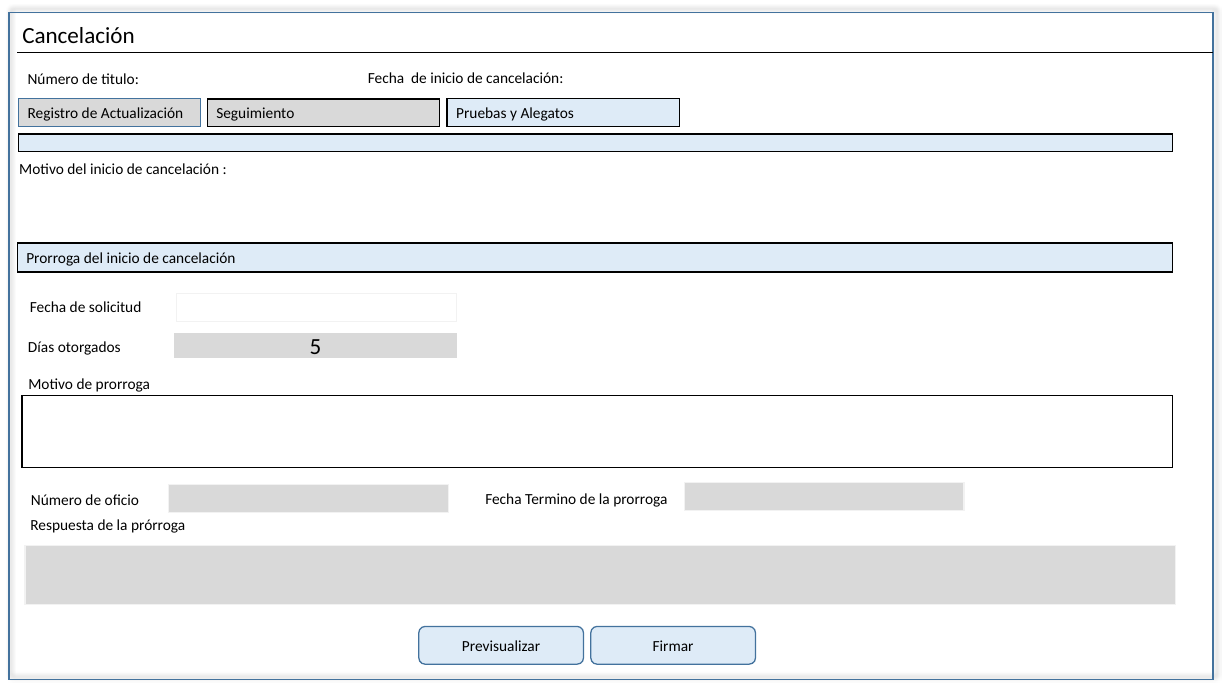
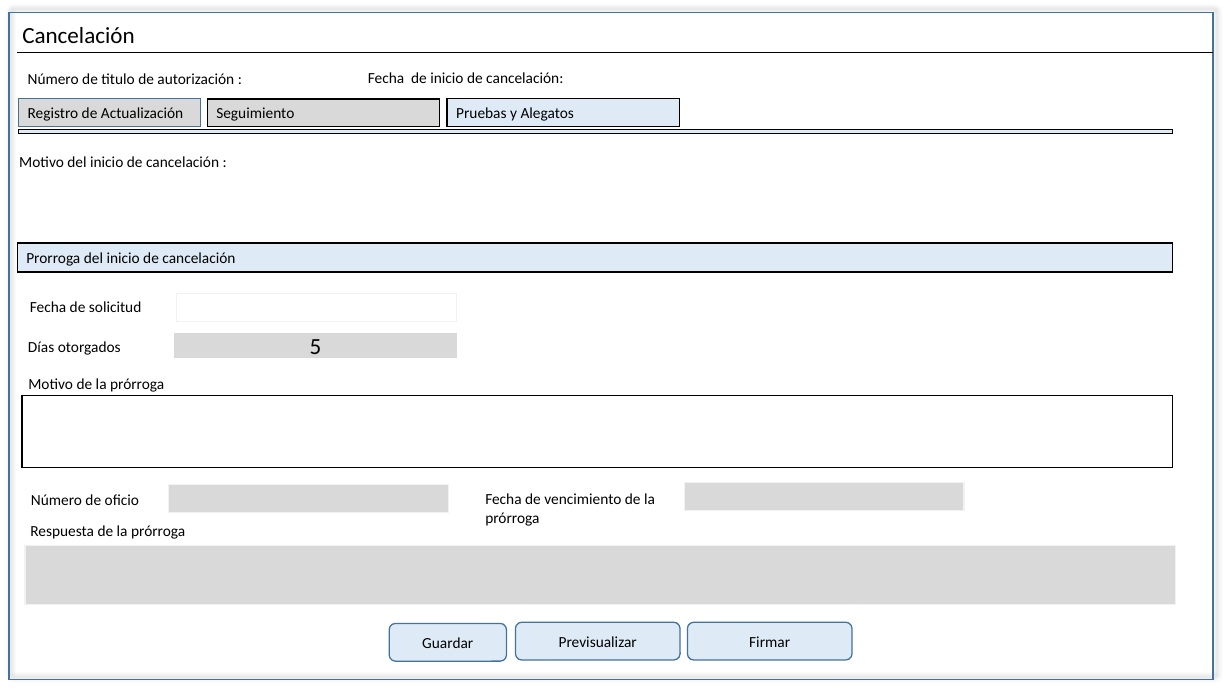
Before and after one commit to EDDIE83/Documentos, a slide deck: slide 10 of TAF 092019/Cancelación.pptx (slide 9 before the commit). Drawn at 1232x693 pixels with LibreOffice and Linux fonts; fonts in the diff are those of the drawing. Boxes give left, top, right and bottom in pixels: in the first picture for what was removed or moved away, otherwise in the second. Text is boxed around its words. In the diff, an @@ line names an element or a change of style, - is before the commit and + after.

```diff
--- a/TAF 092019/Cancelación.pptx
+++ b/TAF 092019/Cancelación.pptx
@@ text at box(28, 73, 234, 84): text changed @@
-Número de titulo:
+Número de titulo de autorización :
@@ text "Motivo del inicio de cancelación ...": place and size @@
-text "Motivo del inicio de cancelación ..." at box(19, 163, 219, 174)
+text "Motivo del inicio de cancelación ..." at box(19, 156, 219, 167)
@@ rectangle: place and size @@
-rectangle at box(18, 134, 1173, 152)
+rectangle at box(18, 129, 1173, 134)
@@ rectangle at box(18, 129, 1173, 134): mirrored @@
@@ text at box(28, 378, 164, 392): text changed @@
-Motivo de prorroga
+Motivo de la prórroga
@@ text at box(485, 493, 655, 526): text changed @@
-Fecha Termino de la prorroga
+Fecha de vencimiento de la prórroga
@@ text "Respuesta de la prórroga": place and size @@
-text "Respuesta de la prórroga" at box(30, 519, 185, 533)
+text "Respuesta de la prórroga" at box(30, 525, 185, 539)
@@ rounded rectangle added at box(389, 624, 506, 662), fill #DEEBF7, outline #43739E 1 pt, 12 pt, text #000000 @@
+Guardar
@@ rounded rectangle "Previsualizar": place and size @@
-rounded rectangle "Previsualizar" at box(419, 627, 583, 665)
+rounded rectangle "Previsualizar" at box(516, 622, 680, 660)
@@ rounded rectangle "Firmar": place and size @@
-rounded rectangle "Firmar" at box(591, 627, 755, 665)
+rounded rectangle "Firmar" at box(688, 622, 852, 660)
```
Also in this commit, not shown: 21 other slides changed, 1 slide added, 9 slides removed, 15 other files.
